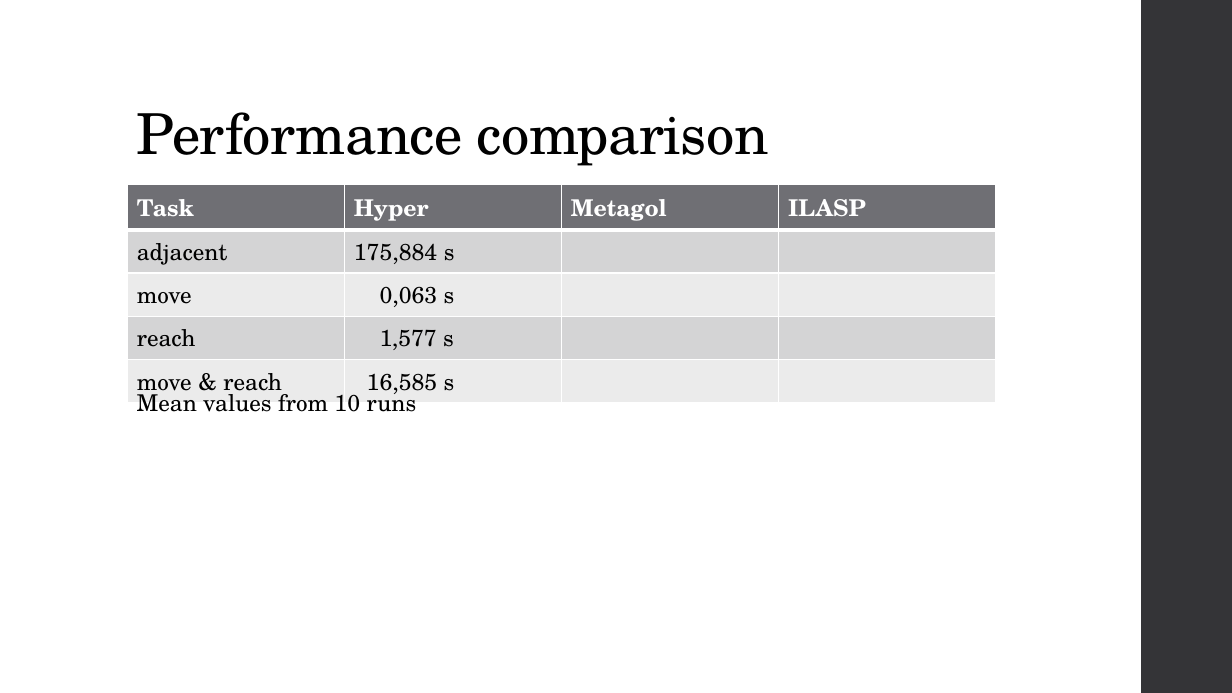
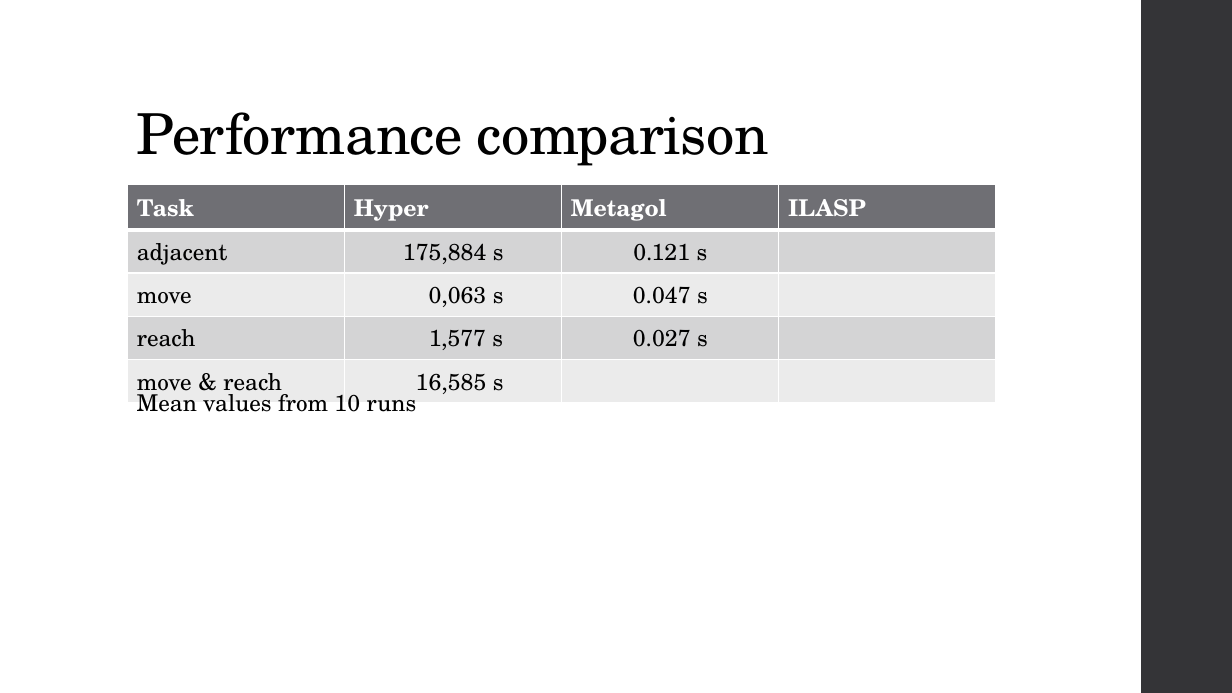
Before and after one commit to Alex-Dell1/ATAI_Maze_Project, a slide deck: slide 13 of ATAI_Presentation Hyper.pptx. Drawn at 1232x693 pixels with LibreOffice and Linux fonts; fonts in the diff are those of the drawing. Boxes give left, top, right and bottom in pixels: in the first picture for what was removed or moved away, otherwise in the second. Text is boxed around its words. In the diff, an @@ line names an element or a change of style, - is before the commit and + after.

```diff
--- a/ATAI_Presentation Hyper.pptx
+++ b/ATAI_Presentation Hyper.pptx
@@ table at (128, 185, 996, 401) @@
-row 2, column 3: 
+row 2, column 3: 0.121 s
-row 3, column 3: 
+row 3, column 3: 0.047 s
-row 4, column 3: 
+row 4, column 3: 0.027 s
@@ alignment left to centre @@
```
Also in this commit, not shown: 1 other file.
